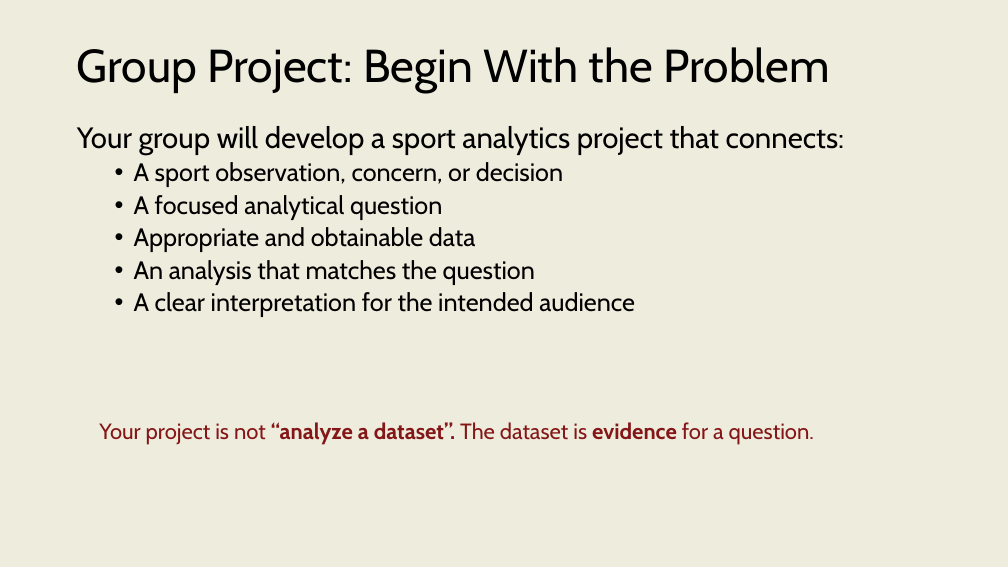
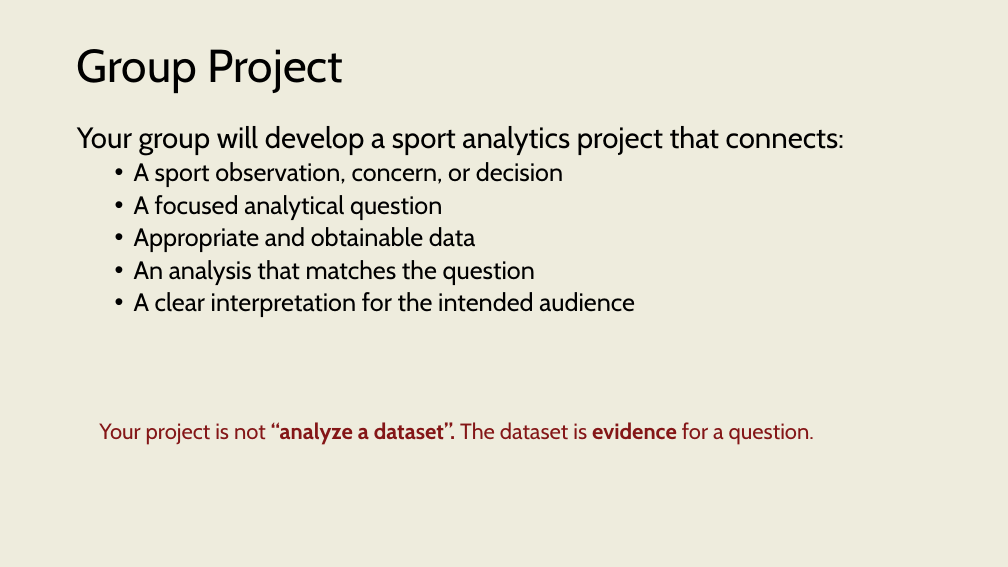
Before and after one commit to onishisaryu/HES-3000-Sports-Data-Analytics, a slide deck: slide 21 of pptx canvas/Lecture3.pptx. Drawn at 1008x567 pixels with LibreOffice and Linux fonts; fonts in the diff are those of the drawing. Boxes give left, top, right and bottom in pixels: in the first picture for what was removed or moved away, otherwise in the second. Text is boxed around its words. In the diff, an @@ line names an element or a change of style, - is before the commit and + after.

```diff
--- a/pptx canvas/Lecture3.pptx
+++ b/pptx canvas/Lecture3.pptx
@@ title at [77,49,344,93]: text changed @@
-Group Project: Begin With the Problem
+Group Project
```
Also in this commit, not shown: 6 other slides changed, 1 slide added, 1 slide removed, 2 other files.
